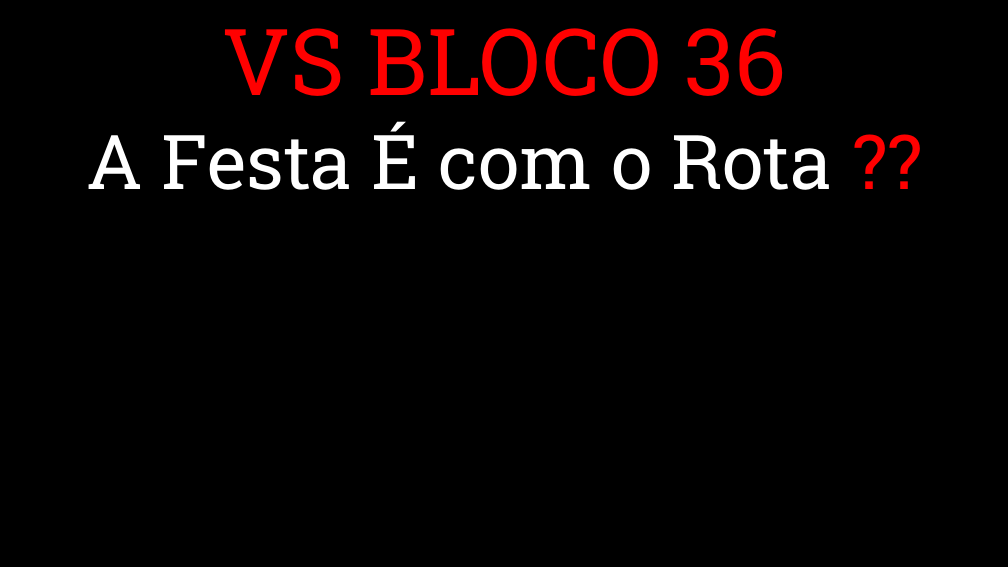
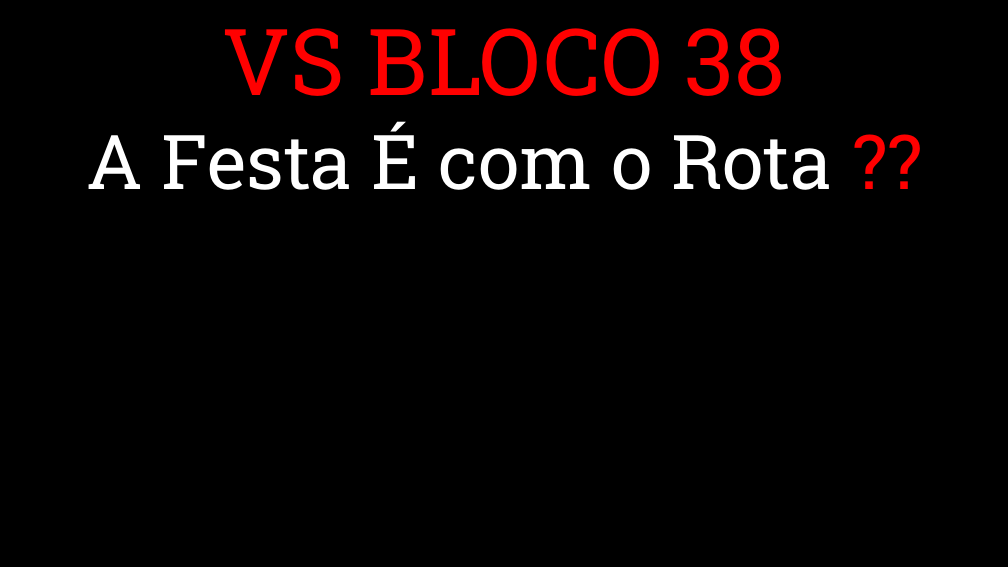
Before and after one commit to ArthurPiratuba/vs-rota, a slide deck: slide 39 of VS - ROTA/REPERTÓRIO/Repertório Rota do Chopp VS.pptx (slide 37 before the commit). Drawn at 1008x567 pixels with LibreOffice and Linux fonts; fonts in the diff are those of the drawing; background and template pictures are left out. Boxes give left, top, right and bottom in pixels: in the first picture for what was removed or moved away, otherwise in the second. Text is boxed around its words. In the diff, an @@ line names an element or a change of style, - is before the commit and + after.

```diff
--- a/VS - ROTA/REPERTÓRIO/Repertório Rota do Chopp VS.pptx
+++ b/VS - ROTA/REPERTÓRIO/Repertório Rota do Chopp VS.pptx
@@ text at (x1=223, y1=28, x2=786, y2=96): text changed @@
-VS BLOCO 36
+VS BLOCO 38
```
Also in this commit, not shown: 2 slides added, 27 other files.
